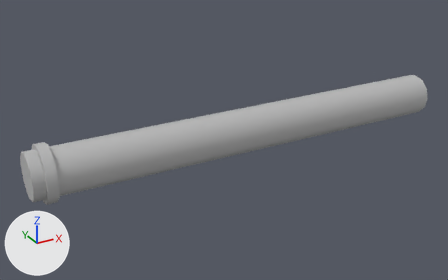
The FBX model Assets/Models/Level/SM_Pipe_01.fbx, before and after one commit.
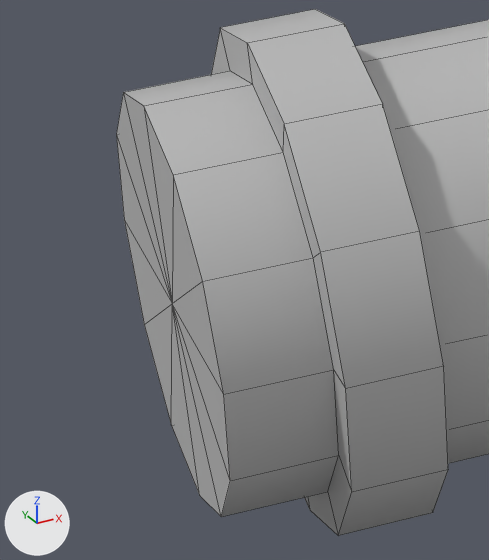
Old and new are each drawn whole from a 50 mm camera at (-0.00363, -0.02231, 0.01089) aimed at (0.00886, 0.0004, -0.00046) and again close up on the part from 1% to 14% of the width and 50% to 74% of the height. Every picture has the same lights, and +X, +Y and +Z are marked at lower left. The close-ups show mesh edges as thin lines. Where no turn or scale is listed for an object, it has been applied to the vertices.

Names of what the first close-up shows: 'SM_Pipe_01'.
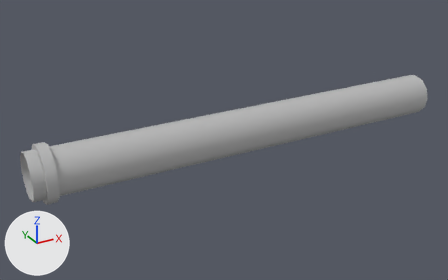
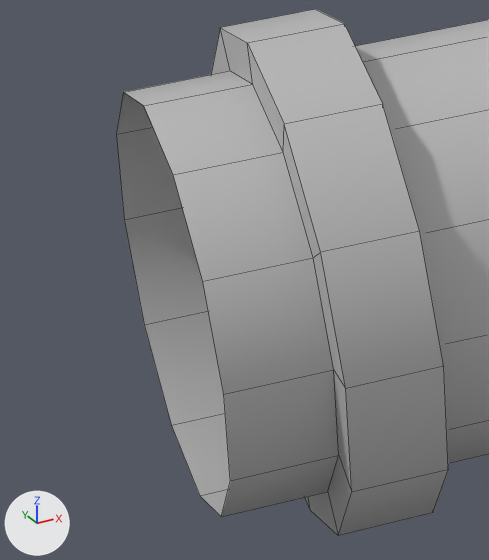
The edits, one by one:
me_mesh is used by ob_sm_pipe_01; location (0.0, 0.0, 0.0).
me_mesh had 73 vertices, 72 faces and spanned x 0.0..0.02, y -0.0012..0.0012, z -0.0012..0.0012.
me_mesh now has 72 vertices, 60 faces and spans x 0.0..0.02, y -0.0012..0.0012, z -0.0012..0.0012.
Part 1, on me_mesh:
1 vertex is removed from x 0.0, y 0.0, z 0.0.
12 faces are deleted.

What differs and where, as boxes [x1, y1, x2, y2] in the close-ups (489 x 560 px):
part 1 of me_mesh, deleted
    before: [116, 92, 230, 516]
